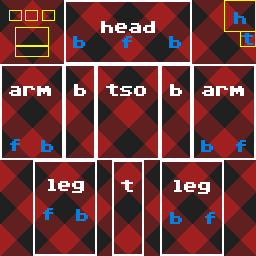
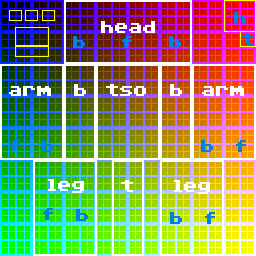
Layered file, before and after one edit (w=256, h=256). Changes by layer:
hid "plaid", moved it out of group "labels" over [0, 0, 256, 256]
